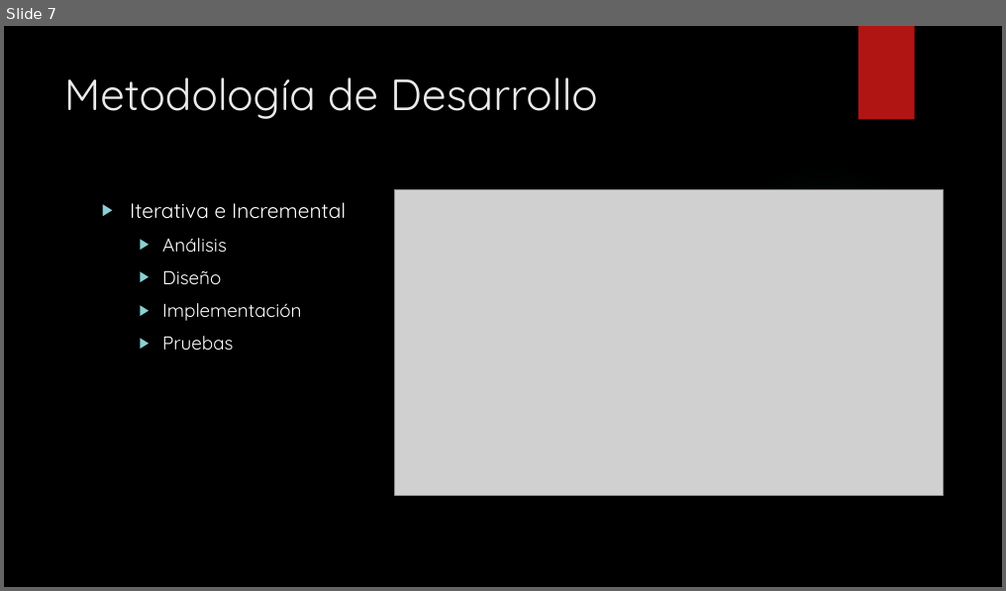
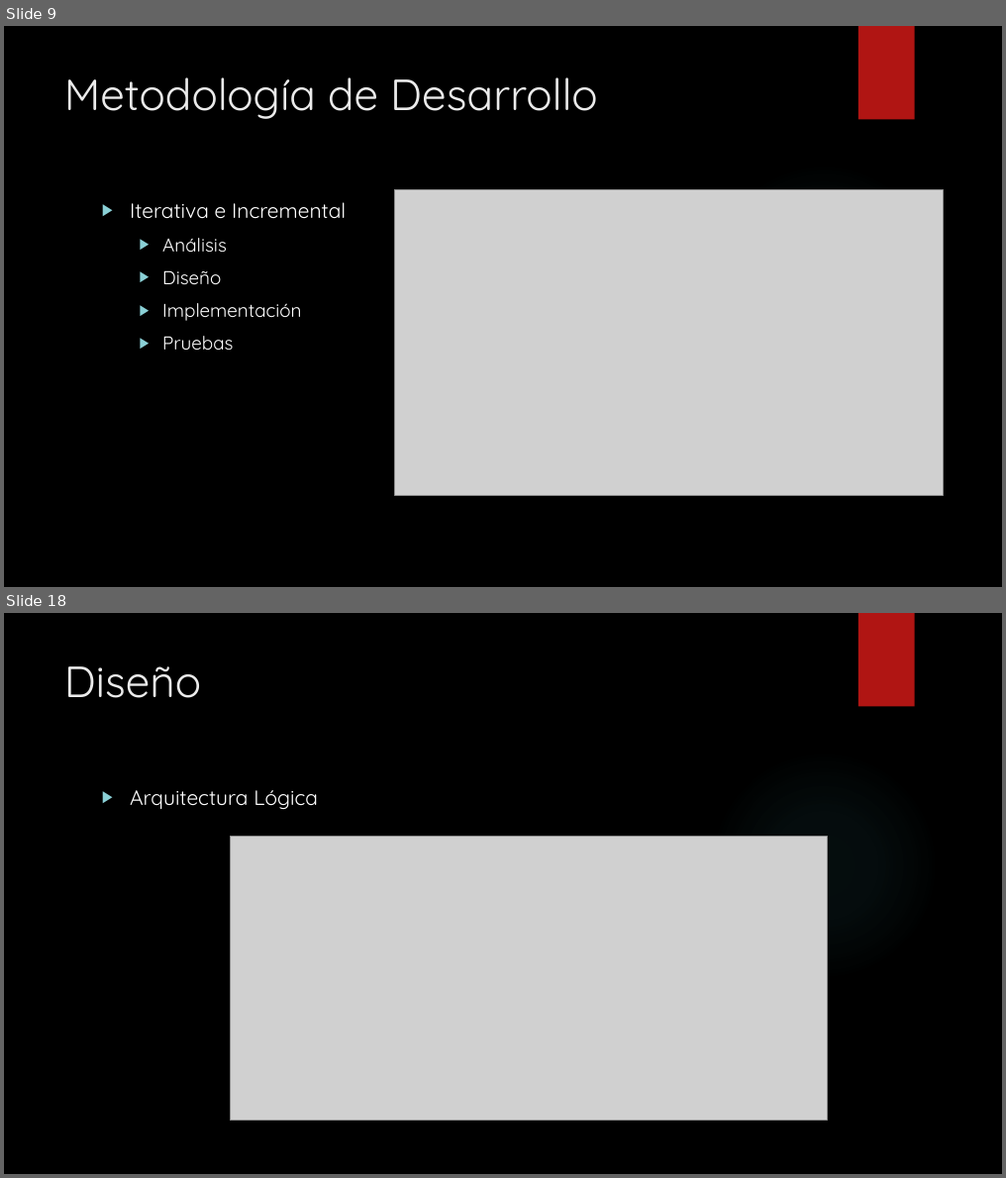
Before and after one commit to gsanhuezafuentes/ProyectoDeMemoria, a slide deck: presentacion/JHawanet.pptx. Shown one above the other, each under a label of ours: slide 7 before the commit, slides 9 and 18 after it; the slides between them are not shown. The pictures are 1006x591 and 1006x1178 pixels, drawn with LibreOffice and Linux fonts; fonts in the diff are those of the drawing; grey boxes stand for pictures; background and template pictures are left out. Boxes give left, top, right and bottom in pixels: in the first picture for what was removed or moved away, otherwise in the second. Text is boxed around its words. In the diff, an @@ line names an element or a change of style, - is before the commit and + after.

```diff
--- a/presentacion/JHawanet.pptx
+++ b/presentacion/JHawanet.pptx
@@ slide 18 added at (4, 613, 1002, 1174), background picture (left out); not listed: 2 template elements that a slide beside it also shows @@
@@ title added at (64, 666, 201, 698), 42 pt, text #EBEBEB @@
+Diseño
@@ text added at (130, 790, 318, 810), 20 pt, text #FFFFFF @@
+▶ Arquitectura Lógica
@@ picture added at (231, 836, 828, 1121) @@
@@ what was slide 7 is now slide 9 @@
```
Also in this commit, not shown: 6 slides changed, 30 other slides added, 36 other files.
